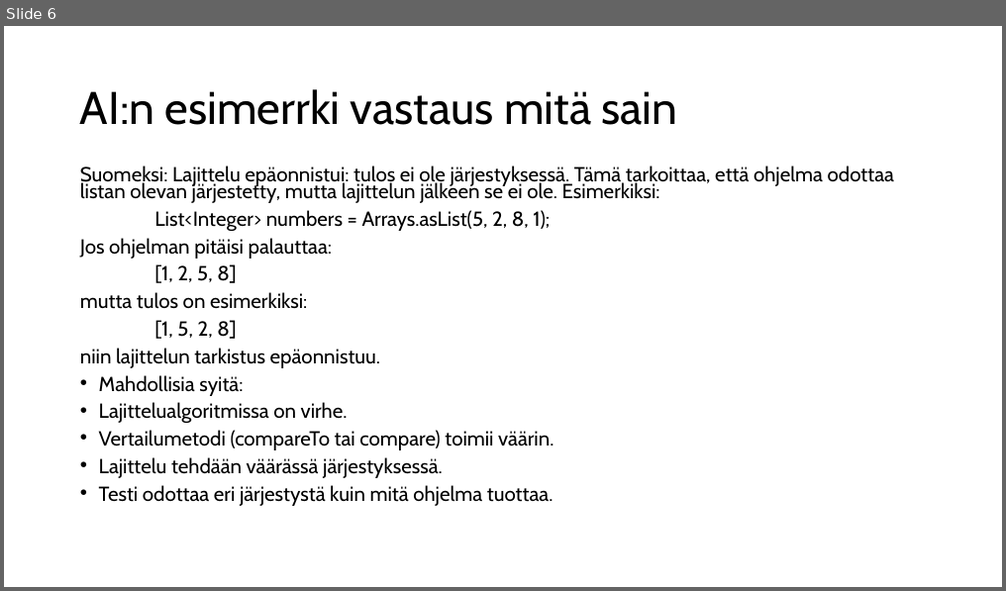
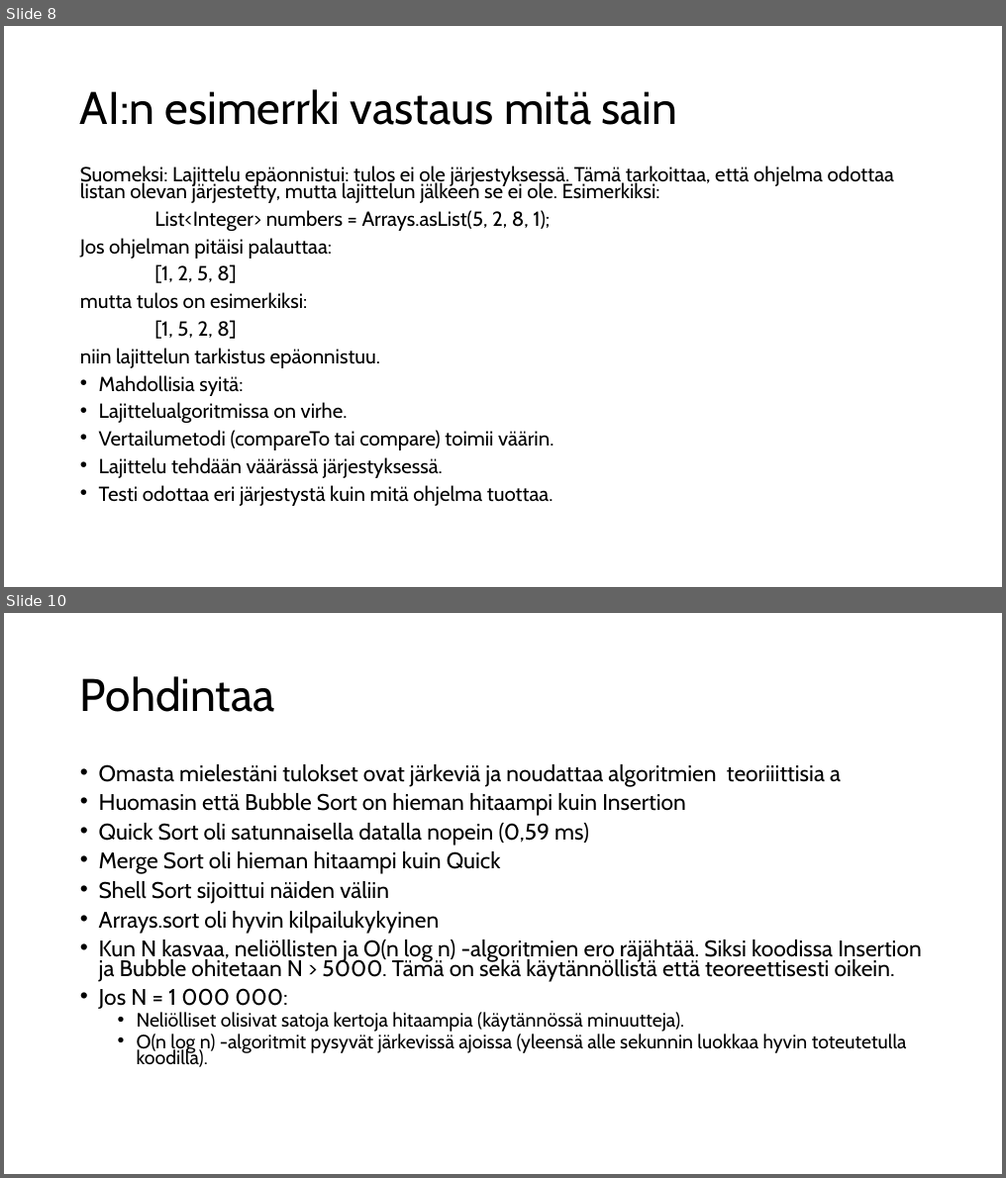
Before and after one commit to KenTee05/Tietoliikenene_sortTest_tyo, a slide deck: Sort test raportti.pptx. Shown one above the other, each under a label of ours: slide 6 before the commit, slides 8 and 10 after it; the slides between them are not shown. The pictures are 1006x591 and 1006x1178 pixels, drawn with LibreOffice and Linux fonts; fonts in the diff are those of the drawing. Boxes give left, top, right and bottom in pixels: in the first picture for what was removed or moved away, otherwise in the second. Text is boxed around its words. In the diff, an @@ line names an element or a change of style, - is before the commit and + after.

```diff
--- a/Sort test raportti.pptx
+++ b/Sort test raportti.pptx
@@ slide 10 added at [4, 613, 1002, 1174], background #FFFFFF @@
@@ title added at [80, 676, 275, 712], 44 pt, text #000000 @@
+Pohdintaa
@@ text added at [99, 764, 922, 1067], 21.7 pt, text #000000 @@
+• Omasta mielestäni tulokset ovat järkeviä ja noudattaa algoritmien teoriiittisia a
+• Huomasin että Bubble Sort on hieman hitaampi kuin Insertion
+• Quick Sort oli satunnaisella datalla nopein (0,59 ms)
+• Merge Sort oli hieman hitaampi kuin Quick
+• Shell Sort sijoittui näiden väliin
+• Arrays.sort oli hyvin kilpailukykyinen
+• Kun N kasvaa, neliöllisten ja O(n log n) -algoritmien ero räjähtää. Siksi koodissa Insertion ja Bubble ohitetaan N > 5000. Tämä on sekä käytännöllistä että teoreettisesti oikein.
+• Jos N = 1 000 000:
+  • Neliölliset olisivat satoja kertoja hitaampia (käytännössä minuutteja).
+  • O(n log n) -algoritmit pysyvät järkevissä ajoissa (yleensä alle sekunnin luokkaa hyvin toteutetulla koodilla).
@@ what was slide 6 is now slide 8 @@
```
Also in this commit, not shown: 3 slides changed, 4 other slides added.
